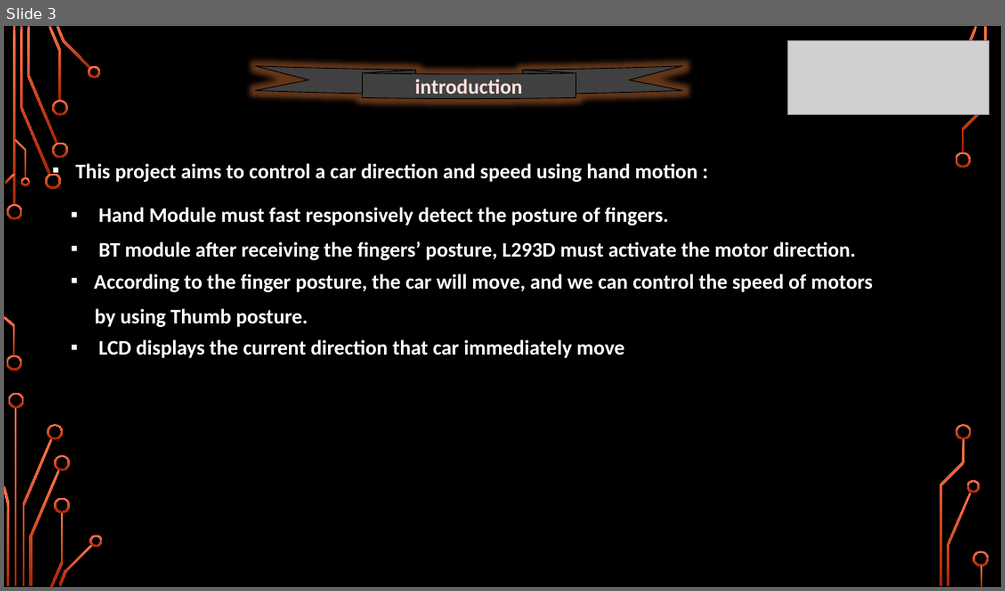
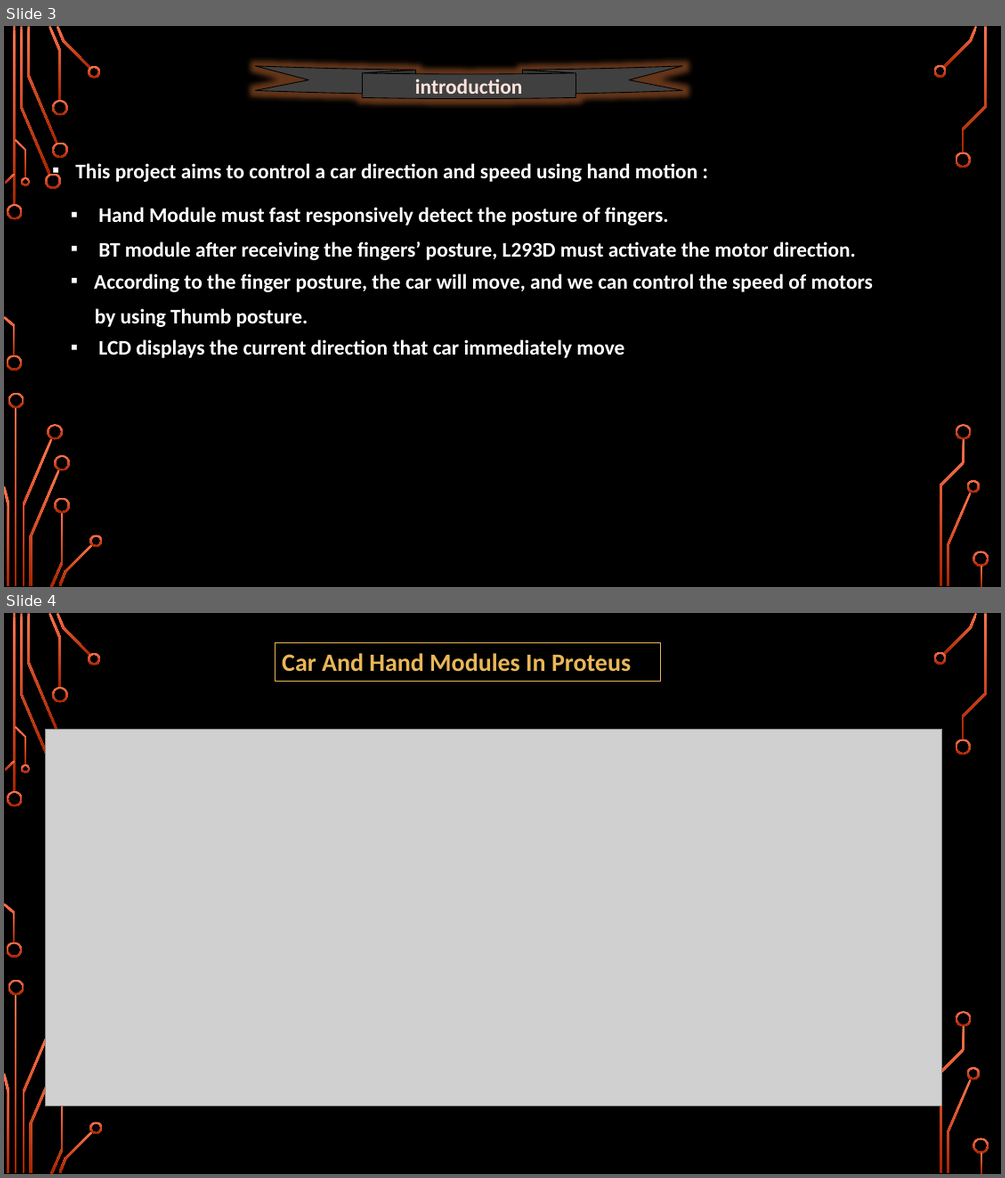
Before and after one commit to abdo6565d/Controlling-Car-with-Hand-Motion, a slide deck: Controlling car with hand motion.pptx. Shown one above the other, each under a label of ours: slide 3 before the commit, slides 3 and 4 after it. The pictures are 1005x591 and 1005x1178 pixels, drawn with LibreOffice and Linux fonts; fonts in the diff are those of the drawing; grey boxes stand for pictures; background and template pictures are left out. Boxes give left, top, right and bottom in pixels: in the first picture for what was removed or moved away, otherwise in the second. Text is boxed around its words. In the diff, an @@ line names an element or a change of style, - is before the commit and + after.

```diff
--- a/Controlling car with hand motion.pptx
+++ b/Controlling car with hand motion.pptx
@@ slide 4 added at <box>4,613,1001,1174</box>, background picture (left out); not listed: 34 template elements that a slide beside it also shows @@
@@ rectangle added at <box>275,643,662,681</box>, outline #E9B758 0.75 pt, 24 pt, text #E9B758, bold @@
+Car And Hand Modules In Proteus
@@ picture added at <box>46,729,942,1106</box> @@
@@ slide 3 changed as well @@
@@ picture removed at <box>788,40,989,114</box> @@
@@ freeform shape added at <box>933,65,947,78</box>, fill gradient #FF744E to #A62400 @@
```
Also in this commit, not shown: 3 other slides changed.
